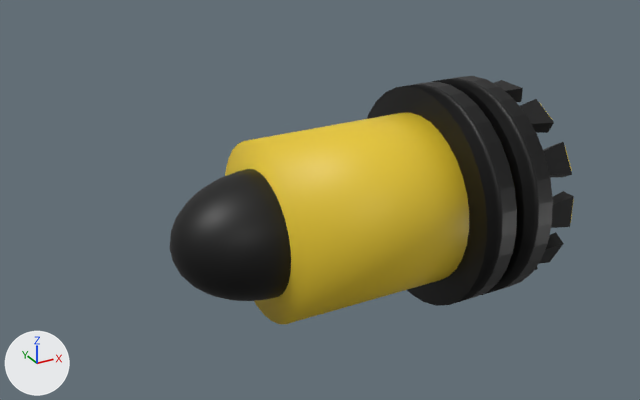
An edit to the Blender file assets/ship/thruster/SpaceshipThruster.blend, drawn before and after from the same camera.
Rendered twice from a 50 mm lens placed at (-5.57, -7.8, 4.14), pointed at (-1.13, 0.28, 0.1). The axes (+X, +Y, +Z) are drawn at lower left. The lights are the same throughout.
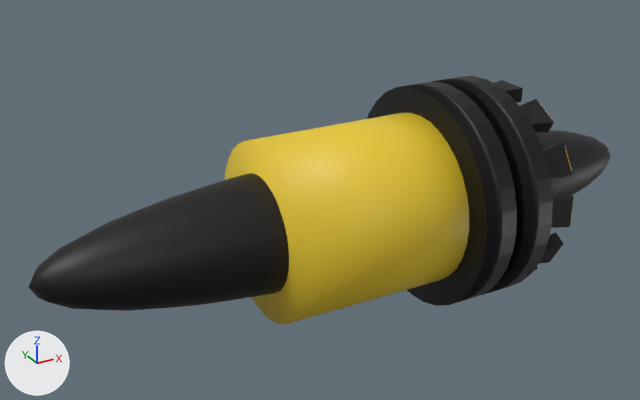
What the commit changed:
In object 'Cube.010' (ob_cube_010), parent is now set to ob_cylinder_001.
In object 'Cube.010' (ob_cube_010), matrix_parent_inverse is now set to Matrix(((0.0, -0.769, 0.0, 0.0), (0.0, 0.0, -0.769, 0.0), (5.0, 0.0, 0.0, -3.5), (0.0, 0.0, 0.0, 1.0))).
In object 'Cube.011' (ob_cube_011), parent is now set to ob_cylinder_001.
In object 'Cube.011' (ob_cube_011), matrix_parent_inverse is now set to Matrix(((0.0, -0.769, 0.0, 0.0), (0.0, 0.0, -0.769, 0.0), (5.0, 0.0, 0.0, -3.5), (0.0, 0.0, 0.0, 1.0))).
Object 'Sphere' (ob_sphere) moves from (-2.0, 0.0, 0.0) to (-0.7, 0.0, 0.0).
Object 'Sphere' (ob_sphere) is rescaled from (1.0, 0.7, 0.7) to (3.74, 0.7, 0.7).

Changed parts and their boxes (x1, y1, x2, y2) in the pictures (640 x 400 px):
'Sphere', moved, rescaled
    before: (170, 169, 291, 301)
    after: (29, 130, 611, 311)
'Cube.011', moved
    both: (543, 142, 572, 177)
'Cube.010', moved
    both: (551, 191, 574, 228)
